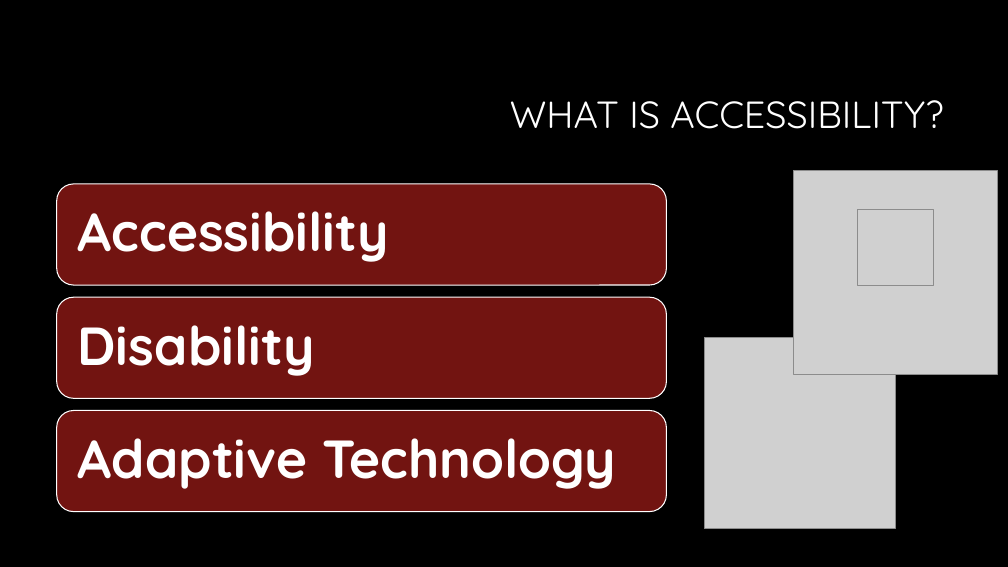
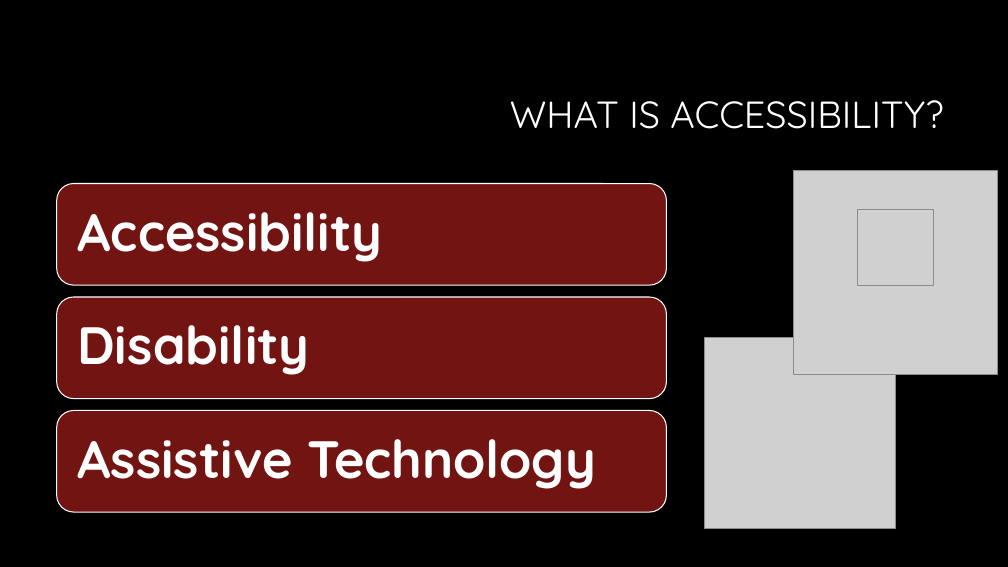
Before and after one commit to CorgiDev/A11y-Materials, a slide deck: slide 4 of Presenations/2023 Presentations/AccessibilityTesting101-CincyDeliver2023.pptx. Drawn at 1008x567 pixels with LibreOffice and Linux fonts; fonts in the diff are those of the drawing; grey boxes stand for pictures; background and template pictures are left out. Boxes give left, top, right and bottom in pixels: in the first picture for what was removed or moved away, otherwise in the second. Text is boxed around its words. In the diff, an @@ line names an element or a change of style, - is before the commit and + after.

```diff
--- a/Presenations/2023 Presentations/AccessibilityTesting101-CincyDeliver2023.pptx
+++ b/Presenations/2023 Presentations/AccessibilityTesting101-CincyDeliver2023.pptx
@@ text "Accessibility" at [77, 212, 382, 262]: size 51 to 50 pt @@
@@ text "Disability" at [77, 325, 309, 375]: size 51 to 50 pt @@
@@ text at [77, 439, 596, 489]: text changed; size 51 to 50 pt @@
-Adaptive Technology
+Assistive Technology
```
Also in this commit, not shown: 1 other slide changed.
